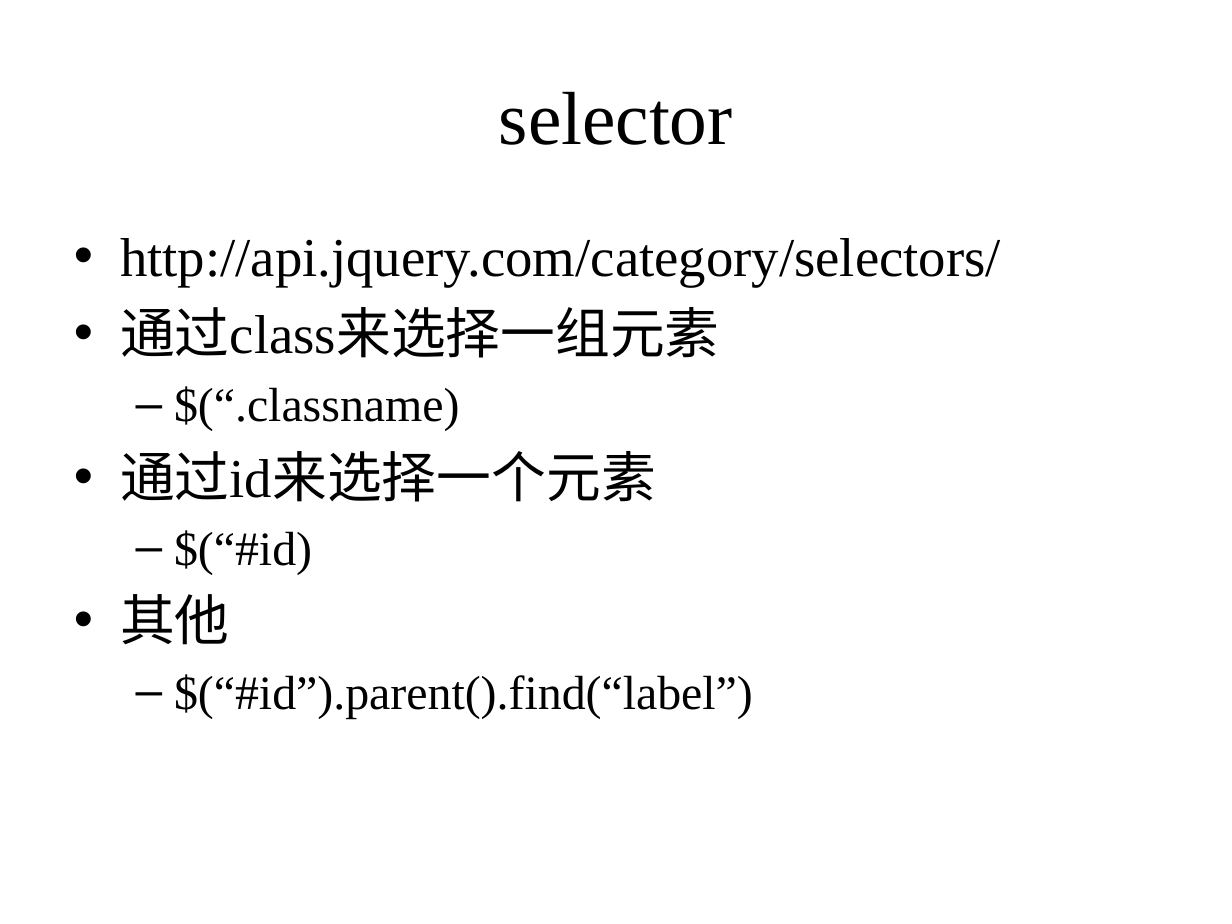
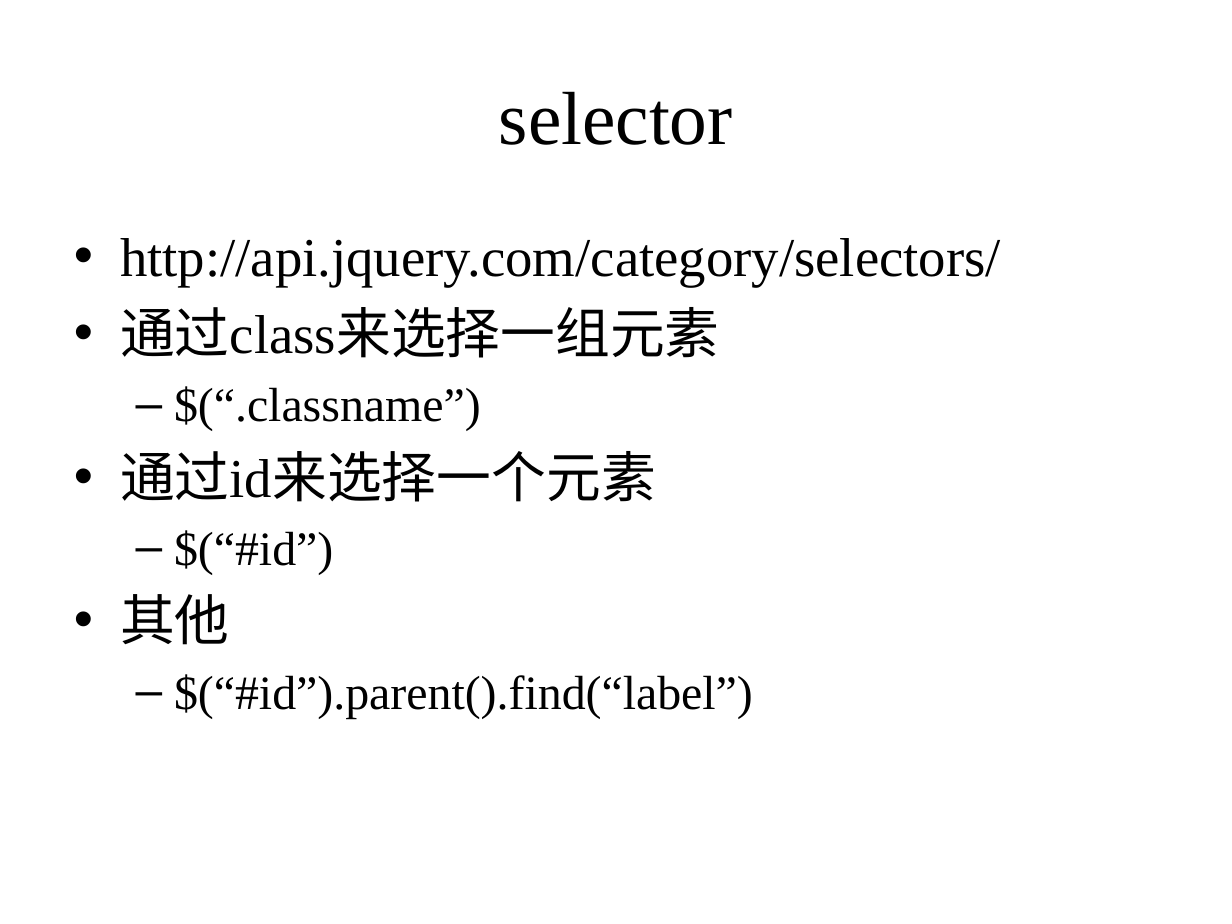
Before and after one commit to zhutao2015/JavaCourse, a slide deck: slide 11 of lesson14/Javascript and jQuery.pptx. Drawn at 1232x924 pixels with LibreOffice and Linux fonts; fonts in the diff are those of the drawing. Boxes give left, top, right and bottom in pixels: in the first picture for what was removed or moved away, otherwise in the second. Text is boxed around its words. In the diff, an @@ line names an element or a change of style, - is before the commit and + after.

```diff
--- a/lesson14/Javascript and jQuery.pptx
+++ b/lesson14/Javascript and jQuery.pptx
@@ text at [174, 386, 481, 431]: text changed @@
-  – $(“.classname)
+  – $(“.classname”)
@@ text at [174, 530, 333, 575]: text changed @@
-  – $(“#id)
+  – $(“#id”)
```
Also in this commit, not shown: 4 other slides changed, 2 other files.
